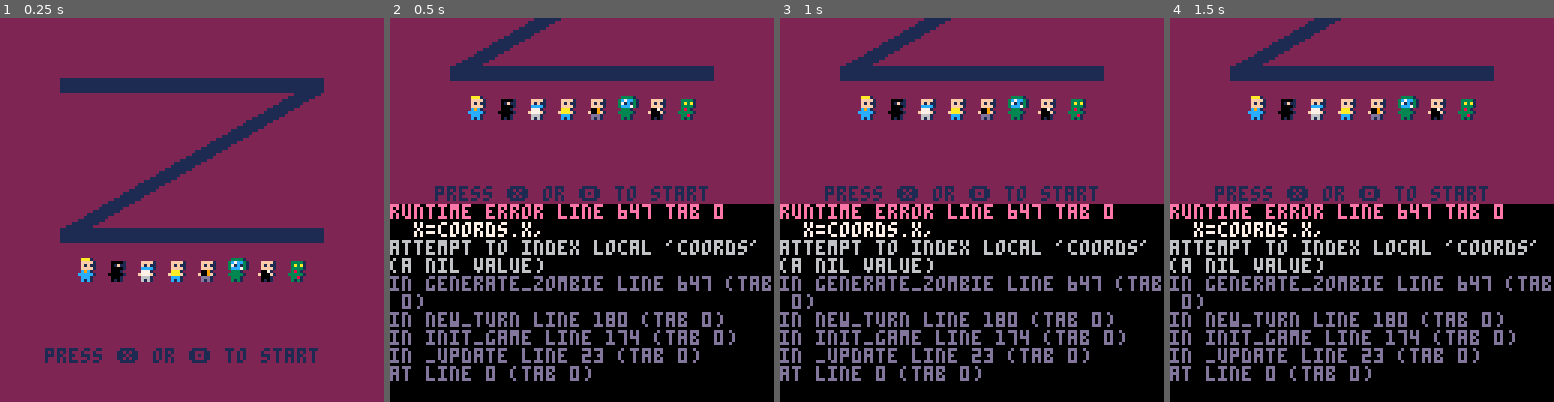
Above: before the commit, frames 1-4 (left to right).
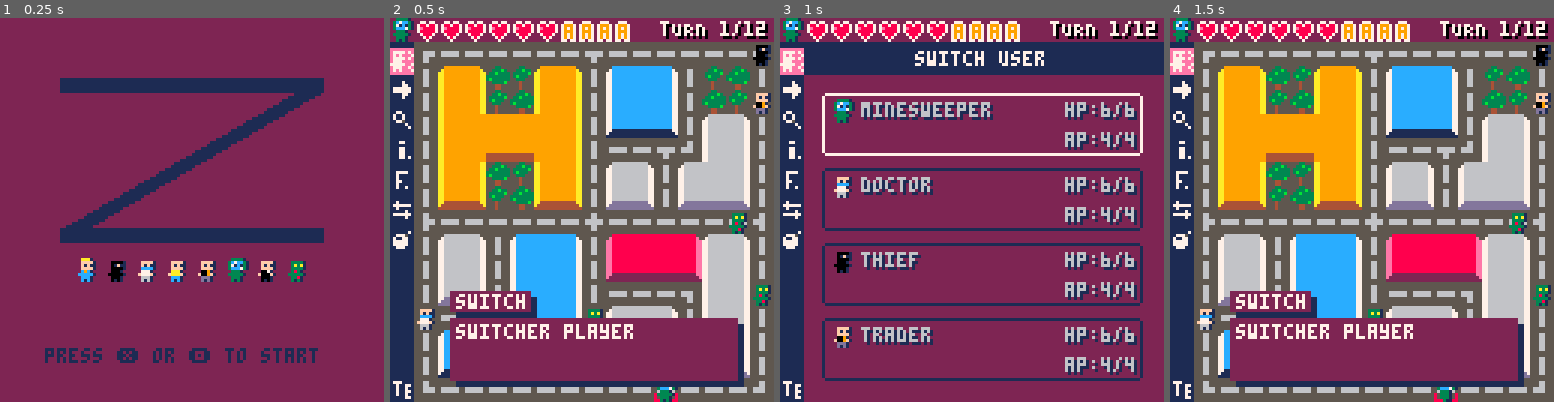
Above: after the commit, the same moments.

Repository: pixelocene/z
Game: PICO-8 cartridge z.p8
Same seed, same stepped clock (60 frames per second), same inputs: the game is played once before the commit and once after it.
Inputs:
- Up to frame 1 (0.25 s): no input
- Up to frame 2 (0.5 s): tap X (X key) at 0.33 s
- Up to frame 3 (1 s): tap O (Z key) at 0.7 s
- Up to frame 4 (1.5 s): tap X (X key) at 1.07 s

Frame 1 is identical in both runs. In frame 2, 96% of the frame differs, in the area x 0-100%, y 0-100%; in frame 3, 72%; in frame 4, 96%.
Error before the commit: runtime error line 647 tab 0; x=coords.x,; attempt to index local 'coords' (a nil value)

Commit message:
Display zombies

Diff:
--- a/z.p8
+++ b/z.p8
@@ -179,7 +179,11 @@
 
 function new_turn()
 	turn+=1
-	for i=1,3 do
+	local pop=0
+	if turn>=1 and turn<4 then pop=3 end
+	if turn>=4 and turn<6 then pop=4 end
+	if turn>=7 then pop=5 end
+	for i=1,pop do
 		generate_zombie()
 	end
 end
@@ -352,6 +356,9 @@
 	if current_action.name=="switch" then
 		game_state="switch_user"
 	end
+	if current_action.name=="turn end" then
+		new_turn()
+	end
 end
 
 function draw_game()
@@ -359,6 +366,7 @@
 
 	draw_map()
 	draw_players()
+	draw_zombies()
 
 	if game_state=="action_selection" then
 		if current_action.name=="special" then
@@ -635,21 +643,28 @@
 			end
 			-- @todo check for baricades and bombs
 			if is_street_tile and not is_occupied then
-				add(available_street_tiles,"toto")
+				add(available_street_tiles,{x=x,y=y})
 			end
 		end
 	end
-	printh(#available_street_tiles)
-	--local coords=available_street_tiles[rnd(#available_street_tiles)]
-	local coords=available_street_tiles[0]
-	--printh(coords)
 	-- create a zombie and add him to the list
+	local coords=available_street_tiles[ceil(rnd(#available_street_tiles))]
 	add(zombies,{
 		hp=1,
 		actions=2,
 		x=coords.x,
 		y=coords.y,
 	})
+end
+
+function draw_zombies()
+	for zombie in all(zombies) do
+		palt(0,false)
+		palt(14,true)
+		spr(33,(zombie.x+1)*8,(zombie.y+1)*8)
+		palt(0,true)
+		palt(14,false)
+	end
 end
 
 -->8
@@ -1577,17 +1592,17 @@
 0202020202020202020202020000000002000202000202000202000200000000020202020202020202020202000000000101000000000000000000000000000000000000000000000000000000000000000000000000000000000000000000000000000000000000000000000000000000000000000000000000000000000000
 __map__
 1d0e0e0e0e0e0e1e0e0e0e0e0e0e1f8687880fb0b18385b1b08385b2b2b2b2b2b20000000000000000000000000000000000000000000000000000000000000000000000000000000000000000000000000000000000000000000000000000000000000000000000000000000000000000000000000000000000000000000000
-0f0d0d0d0d0d0d0f0d0d0d0d0d0d0f9687980fb1b09395b0b19395b2b4b4b4b4b20000000000000000000000000000000000000000000000000000000000000000000000000000000000000000000000000000000000000000000000000000000000000000000000000000000000000000000000000000000000000000000000
-0f0d0d0d0d0d0d0f0d0d0d0d0d0d0fa6a7a80f8082938484848495b2b4b4b4b4b20000000000000000000000000000000000000000000000000000000000000000000000000000000000000000000000000000000000000000000000000000000000000000000000000000000000000000000000000000000000000000000000
-0f0d0d0d0d0d0d0f0d0d0d0d0d0d0f0e0e1e3f90929384a4a48495b2b4b4b4b4b20000000000000000000000000000000000000000000000000000000000000000000000000000000000000000000000000000000000000000000000000000000000000000000000000000000000000000000000000000000000000000000000
-0f0d0d0d0d0d0d0f0d0d0d0d0d0d0f80820f8081929395b1b09395b2b4b4b4b4b20000000000000000000000000000000000000000000000000000000000000000000000000000000000000000000000000000000000000000000000000000000000000000000000000000000000000000000000000000000000000000000000
-0f0d0d0d0d0d0d0f0d0d0d0d0d0d0fa0a20fa0a1a2a3a5b0b1a3a5b2b2b2b2b2b20000000000000000000000000000000000000000000000000000000000000000000000000000000000000000000000000000000000000000000000000000000000000000000000000000000000000000000000000000000000000000000000
-0f0d0d0d0d0d0d0f0d0d0d0d0d0d0f898a8a8b808280820f8687880000000000000000000000000000000000000000000000000000000000000000000000000000000000000000000000000000000000000000000000000000000000000000000000000000000000000000000000000000000000000000000000000000000000
+0f0000000000000f0000000000000f9687980fb1b09395b0b19395b2b4b4b4b4b20000000000000000000000000000000000000000000000000000000000000000000000000000000000000000000000000000000000000000000000000000000000000000000000000000000000000000000000000000000000000000000000
+0f0000000000000f0000000000000fa6a7a80f8082938484848495b2b4b4b4b4b20000000000000000000000000000000000000000000000000000000000000000000000000000000000000000000000000000000000000000000000000000000000000000000000000000000000000000000000000000000000000000000000
+0f0000000000000f0000000000000f0e0e1e3f90929384a4a48495b2b4b4b4b4b20000000000000000000000000000000000000000000000000000000000000000000000000000000000000000000000000000000000000000000000000000000000000000000000000000000000000000000000000000000000000000000000
+0f0000000000000f0000000000000f80820f8081929395b1b09395b2b4b4b4b4b20000000000000000000000000000000000000000000000000000000000000000000000000000000000000000000000000000000000000000000000000000000000000000000000000000000000000000000000000000000000000000000000
+0f0000000000000f0000000000000fa0a20fa0a1a2a3a5b0b1a3a5b2b2b2b2b2b20000000000000000000000000000000000000000000000000000000000000000000000000000000000000000000000000000000000000000000000000000000000000000000000000000000000000000000000000000000000000000000000
+0f0000000000000f0000000000000f898a8a8b808280820f8687880000000000000000000000000000000000000000000000000000000000000000000000000000000000000000000000000000000000000000000000000000000000000000000000000000000000000000000000000000000000000000000000000000000000
 2d0e0e0e0e0e0e2e0e0e0e0e0e0e2fa9aaaaab909290920f9687980000000000000000000000000000000000000000000000000000000000000000000000000000000000000000000000000000000000000000000000000000000000000000000000000000000000000000000000000000000000000000000000000000000000
-0f0d0d0d0d0d0d0f0d0d0d0d0d0d0f0e0e0e1f9092a0a20f9687980000000000000000000000000000000000000000000000000000000000000000000000000000000000000000000000000000000000000000000000000000000000000000000000000000000000000000000000000000000000000000000000000000000000
-0f0d0d0d0d0d0d0f0d0d0d0d0d0d0f8081820f90920e0e3f9687980000000000000000000000000000000000000000000000000000000000000000000000000000000000000000000000000000000000000000000000000000000000000000000000000000000000000000000000000000000000000000000000000000000000
-0f0d0d0d0d0d0d0f0d0d0d0d0d0d0fa081920f90928687878787980000000000000000000000000000000000000000000000000000000000000000000000000000000000000000000000000000000000000000000000000000000000000000000000000000000000000000000000000000000000000000000000000000000000
-0f0d0d0d0d0d0d0f0d0d0d0d0d0d0fb0a0a20fa0a2a6a7a7a7a7a80000000000000000000000000000000000000000000000000000000000000000000000000000000000000000000000000000000000000000000000000000000000000000000000000000000000000000000000000000000000000000000000000000000000
-0f0d0d0d0d0d0d0f0d0d0d0d0d0d0f0000000000000000000000000000000000000000000000000000000000000000000000000000000000000000000000000000000000000000000000000000000000000000000000000000000000000000000000000000000000000000000000000000000000000000000000000000000000
-0f0d0d0d0d0d0d0f0d0d0d0d0d0d0f0000000000000000000000000000000000000000000000000000000000000000000000000000000000000000000000000000000000000000000000000000000000000000000000000000000000000000000000000000000000000000000000000000000000000000000000000000000000
+0f0000000000000f0000000000000f0e0e0e1f9092a0a20f9687980000000000000000000000000000000000000000000000000000000000000000000000000000000000000000000000000000000000000000000000000000000000000000000000000000000000000000000000000000000000000000000000000000000000
+0f0000000000000f0000000000000f8081820f90920e0e3f9687980000000000000000000000000000000000000000000000000000000000000000000000000000000000000000000000000000000000000000000000000000000000000000000000000000000000000000000000000000000000000000000000000000000000
+0f0000000000000f0000000000000fa081920f90928687878787980000000000000000000000000000000000000000000000000000000000000000000000000000000000000000000000000000000000000000000000000000000000000000000000000000000000000000000000000000000000000000000000000000000000
+0f0000000000000f0000000000000fb0a0a20fa0a2a6a7a7a7a7a80000000000000000000000000000000000000000000000000000000000000000000000000000000000000000000000000000000000000000000000000000000000000000000000000000000000000000000000000000000000000000000000000000000000
+0f0000000000000f0000000000000f0000000000000000000000000000000000000000000000000000000000000000000000000000000000000000000000000000000000000000000000000000000000000000000000000000000000000000000000000000000000000000000000000000000000000000000000000000000000
+0f0000000000000f0000000000000f0000000000000000000000000000000000000000000000000000000000000000000000000000000000000000000000000000000000000000000000000000000000000000000000000000000000000000000000000000000000000000000000000000000000000000000000000000000000
 3d0e0e0e0e0e0e3e0e0e0e0e0e0e3f0000000000000000000000000000000000000000000000000000000000000000000000000000000000000000000000000000000000000000000000000000000000000000000000000000000000000000000000000000000000000000000000000000000000000000000000000000000000
